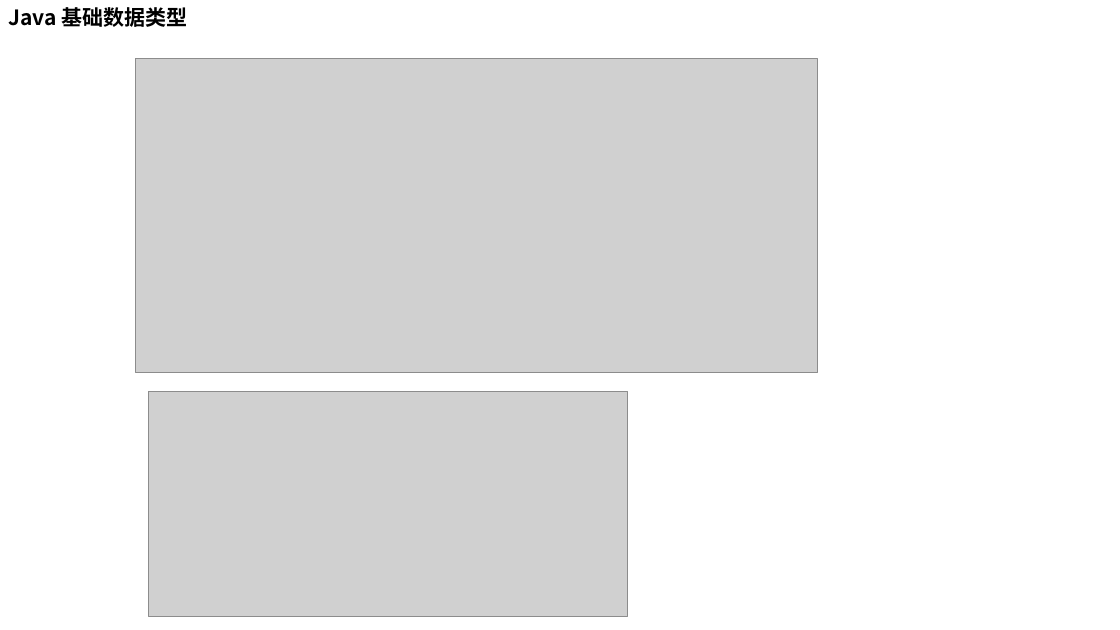
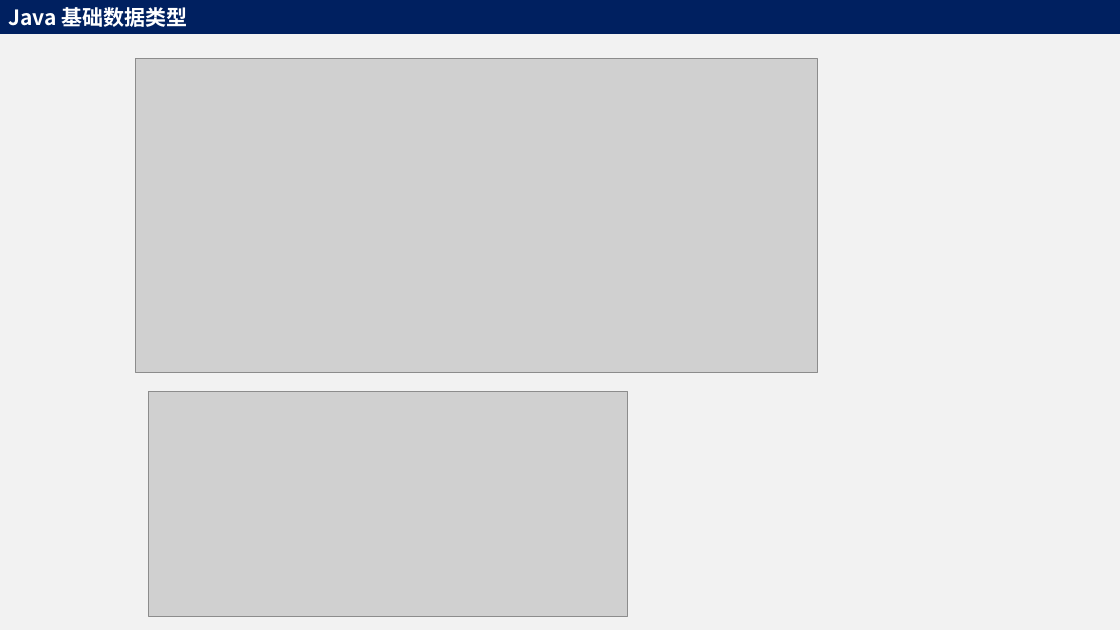
Before and after one commit to adwyxx/Node, a slide deck: slide 2 of Java.pptx. Drawn at 1120x630 pixels with LibreOffice and Linux fonts; fonts in the diff are those of the drawing; grey boxes stand for pictures. Boxes give left, top, right and bottom in pixels: in the first picture for what was removed or moved away, otherwise in the second. Text is boxed around its words. In the diff, an @@ line names an element or a change of style, - is before the commit and + after.

Commit message:
Java NIO

```diff
--- a/Java.pptx
+++ b/Java.pptx
@@ background #FFFFFF to #F2F2F2 @@
@@ rectangle "Java 基础数据类型": place and size @@
-rectangle "Java 基础数据类型" at <box>8,4,187,30</box>
+rectangle "Java 基础数据类型" at <box>0,0,1120,34</box>
@@ rectangle "Java 基础数据类型" at <box>0,0,1120,34</box>: text colour #000000 to #FFFFFF; fill none to #002060 @@
```
Also in this commit, not shown: 5 other slides changed, 3 slides added, 2 other files.
